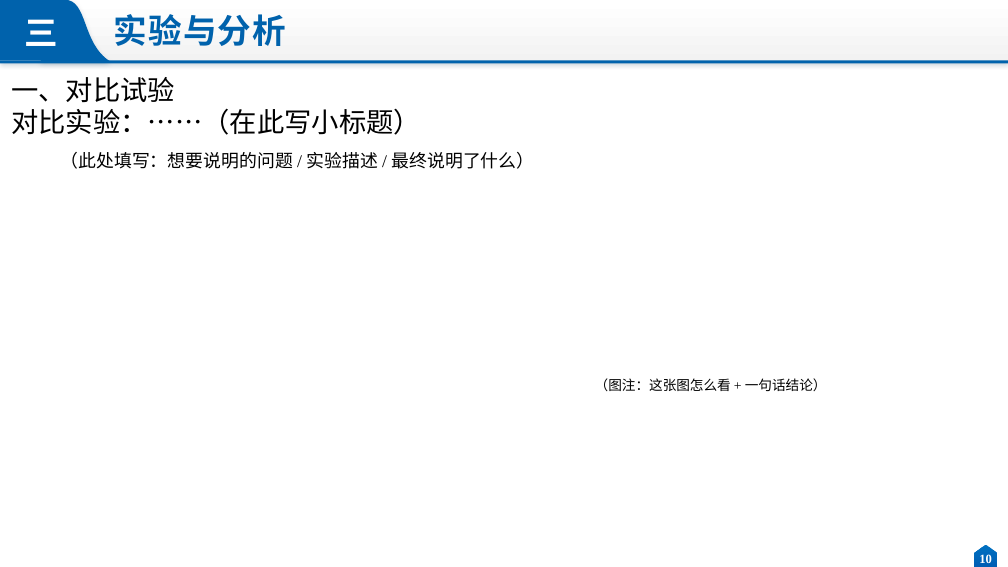
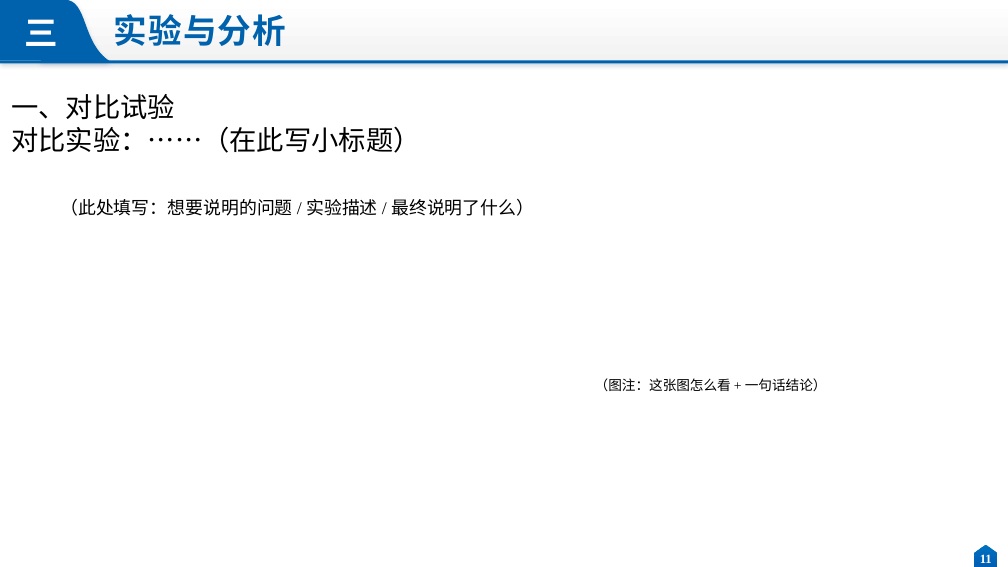
Before and after one commit to JohnJiahao/group-meeting-presentation-ppt, a slide deck: slide 11 of assets/template.pptx (slide 10 before the commit). Drawn at 1008x567 pixels with LibreOffice and Linux fonts; fonts in the diff are those of the drawing. Boxes give left, top, right and bottom in pixels: in the first picture for what was removed or moved away, otherwise in the second. Text is boxed around its words. In the diff, an @@ line names an element or a change of style, - is before the commit and + after.

Commit message:
fix: cleaner slide layout from user feedback
- template: abstract split into two pages (abstract / problems+solutions with red subheads)
- template: header renamed to 创新点, titles 创新点N：, framework page first without a number
- template: 老问题/创新做法/解决了什么问题 labels bold + highlighted
- template: move experiment titles down so they no longer collide with the header band
- docs: page budget 18 slides, layout coordinates, checklist items

```diff
--- a/assets/template.pptx
+++ b/assets/template.pptx
@@ text "一、对比试验": place and size @@
-text "一、对比试验" at [11, 77, 421, 135]
+text "一、对比试验" at [11, 94, 421, 153]
@@ text "（此处填写：想要说明的问题 / 实验描述 / 最终说明了什么）": place and size @@
-text "（此处填写：想要说明的问题 / 实验描述 / 最终说明了什么）" at [61, 152, 535, 169]
+text "（此处填写：想要说明的问题 / 实验描述 / 最终说明了什么）" at [60, 199, 534, 216]
@@ page number at [980, 554, 992, 563]: text changed @@
-10
+11
```
Also in this commit, not shown: 13 other slides changed, 1 slide added, 4 other files.
